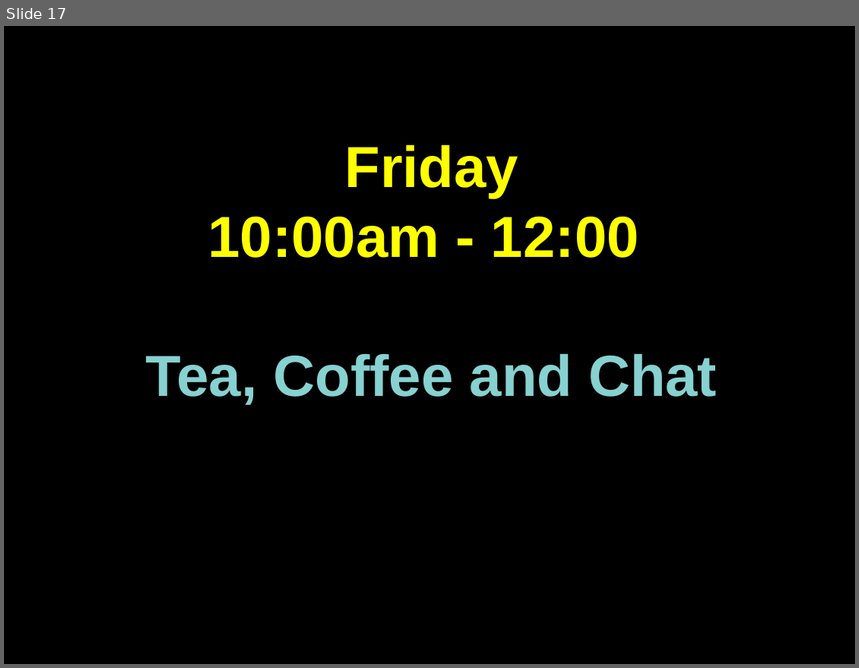
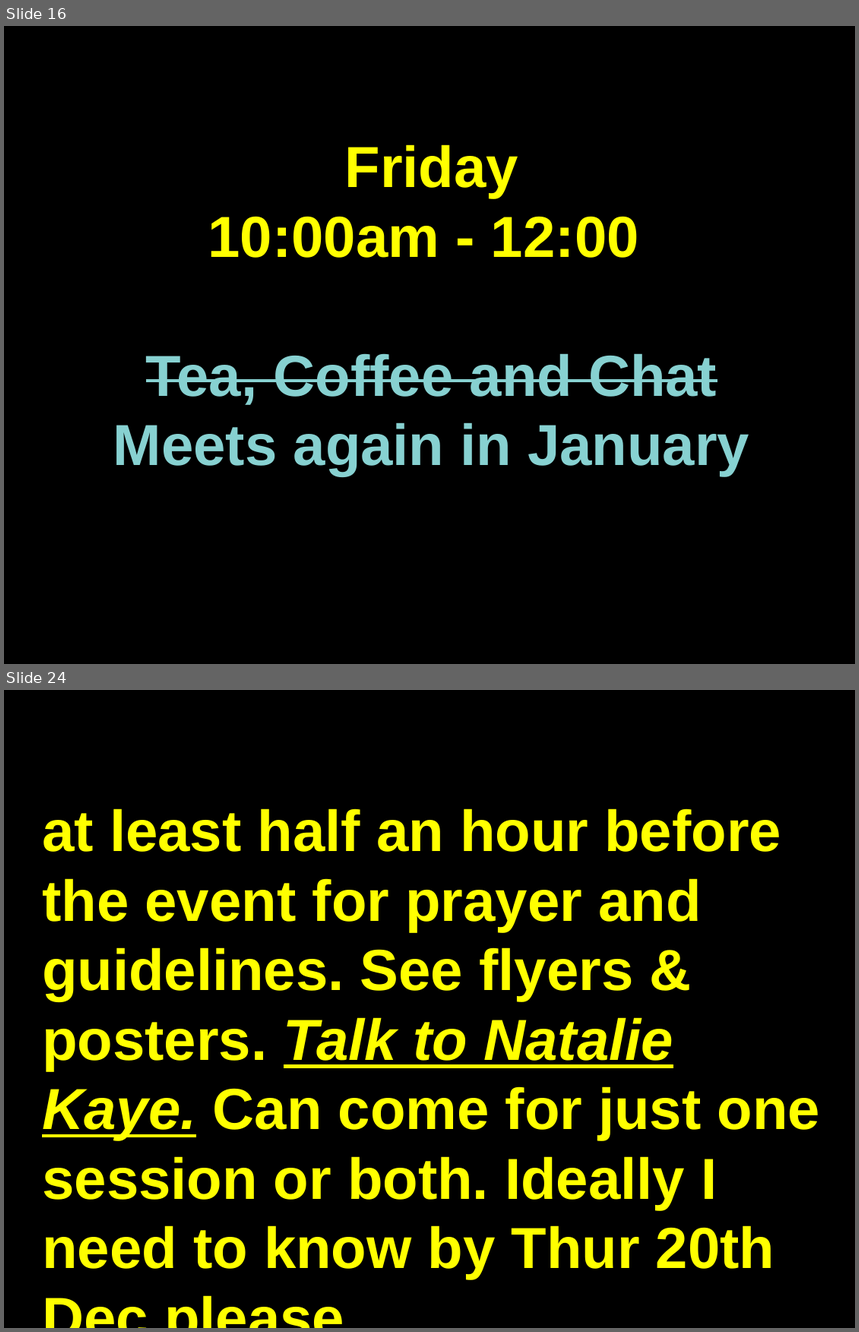
Before and after one commit to martinforsyth/bsuc-audio-visual, a slide deck: resources/presentations/impress/welcome.dark.background.odp. Shown one above the other, each under a label of ours: slide 17 before the commit, slides 16 and 24 after it; the slides between them are not shown. The pictures are 859x668 and 859x1332 pixels, drawn with LibreOffice and Linux fonts; fonts in the diff are those of the drawing. Boxes give left, top, right and bottom in pixels: in the first picture for what was removed or moved away, otherwise in the second. Text is boxed around its words. In the diff, an @@ line names an element or a change of style, - is before the commit and + after.

```diff
--- a/resources/presentations/impress/welcome.dark.background.odp
+++ b/resources/presentations/impress/welcome.dark.background.odp
@@ slide 24 added at box(4, 690, 855, 1328), background #000000 @@
@@ text added at box(42, 809, 820, 1280), 54 pt, text #FFFF00, bold @@
+at least half an hour before the event for prayer and guidelines. See flyers & posters. Talk to Natalie Kaye. Can come for just one session or both. Ideally I need to know by Thur 20th Dec please.
@@ what was slide 17 is now slide 16 @@
@@ slide 16 changed as well @@
@@ text at box(146, 354, 717, 405): strikethrough on in "Tea, Coffee and Chat" @@
@@ text at box(113, 423, 750, 477): paragraph added @@
+Meets again in January
```
Also in this commit, not shown: 5 other slides changed, 4 other slides added, 2 slides removed.
